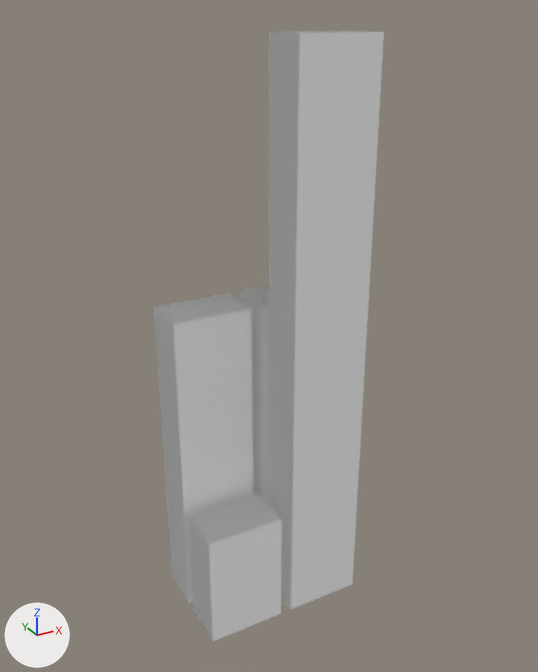
Before and after pictures for a commit that changed the glTF model assets/models/city_block_12345_6_03.glb.
Rendered twice from a camera (50 mm lens) standing at (-7.61, -14.27, 14.42) and looking at (0.24, 0.01, 7.28). Lighting does not change. The marker at lower left points along +X, +Y and +Z. The older version comes first.

The first picture shows 'block_03'.
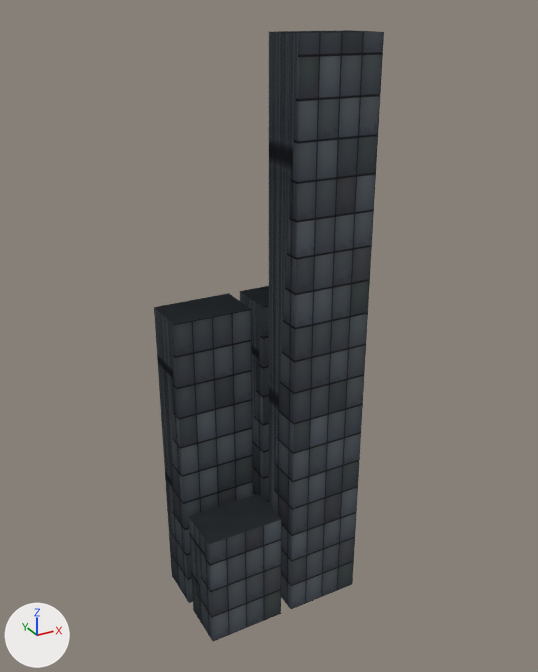
Boxes (x1, y1, x2, y2) around the edits, measured in the pictures (538 x 672 px):
'block_03', recoloured, surface changed (white to black)
    both: (154, 30, 384, 641)
part 1 of me_block_03, recoloured (white to black)
    both: (154, 293, 253, 603)
part 2 of me_block_03, recoloured (white to black)
    both: (189, 494, 282, 641)
part 3 of me_block_03, recoloured (white to black)
    both: (240, 286, 269, 505)
part 4 of me_block_03, recoloured (white to black)
    both: (269, 30, 384, 609)
part 5 of me_block_03, surface changed (grey to black)
    both: (154, 30, 384, 641)

The change, as a list of edits to the scene's bpy script:
```text
Add img_image_0:
    img_image_0 = load_image('Image_0', '_unpacked/Image_0', 512, 512, 'sRGB')
Add mat_tier2_003:
    mat_tier2_003 = principled_material('tier2.003')
    mat_tier2_003.texture = img_image_0
    mat_tier2_003.roughness = 0.9
Add mat_tier2:
    mat_tier2 = principled_material('tier2')
    mat_tier2.texture = img_image_0
    mat_tier2.roughness = 0.9
Add mat_tier2_002:
    mat_tier2_002 = principled_material('tier2.002')
    mat_tier2_002.texture = img_image_0
    mat_tier2_002.roughness = 0.9
Add mat_tier2_001:
    mat_tier2_001 = principled_material('tier2.001')
    mat_tier2_001.texture = img_image_0
    mat_tier2_001.roughness = 0.9
Change me_block_03:
    where me_block_03.from_pydata(...)  # 32 vertices, 48 faces; spans x -2.1..2.1, y -1.35..1.35, z 0.0..14.0
    used by ob_block_03; location = (0.0, 0.0, 0.0)
    me_block_03 part 1: all 12 faces centred in x -2.1..-0.15, y 0.15..1.35, z 0.0..8.0 switch from mat_default (white #ffffff) to mat_tier2 (picture img_image_0)
    me_block_03 part 2: all 12 faces centred in x -2.1..-0.15, y -1.35..-0.15, z 0.0..3.0 switch from mat_default (white #ffffff) to mat_tier2_001 (picture img_image_0)
    me_block_03 part 3: all 12 faces centred in x 0.15..2.1, y 0.15..1.35, z 0.0..8.0 switch from mat_default (white #ffffff) to mat_tier2_002 (picture img_image_0)
    me_block_03 part 4: all 12 faces centred in x 0.15..2.1, y -1.35..-0.15, z 0.0..14.0 switch from mat_default (white #ffffff) to mat_tier2_003 (picture img_image_0)
    me_block_03 part 5: texture (UV) coordinates of 48 of 48 faces, centred in x -2.1..2.1, y -1.35..1.35, z 0.0..14.0, changed; they spanned u 0.0..0.0, v 0.0..0.0 and now span u 0.0..0.24, v 0.0..1.75
```
